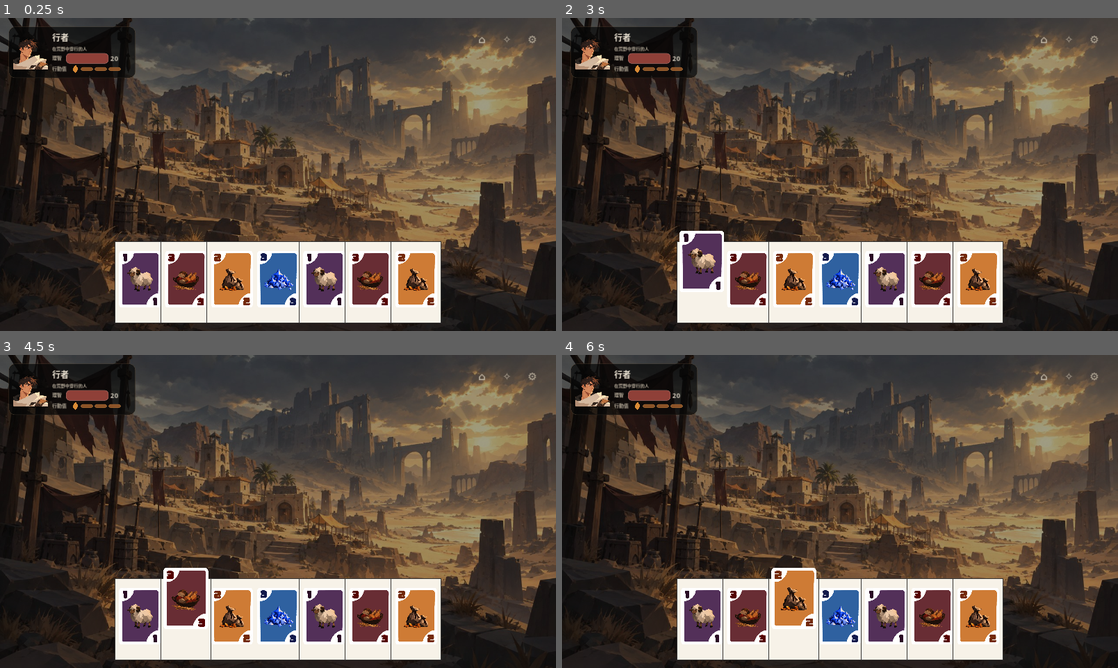
Above: before the commit, frames 1-4 (two rows, left to right).
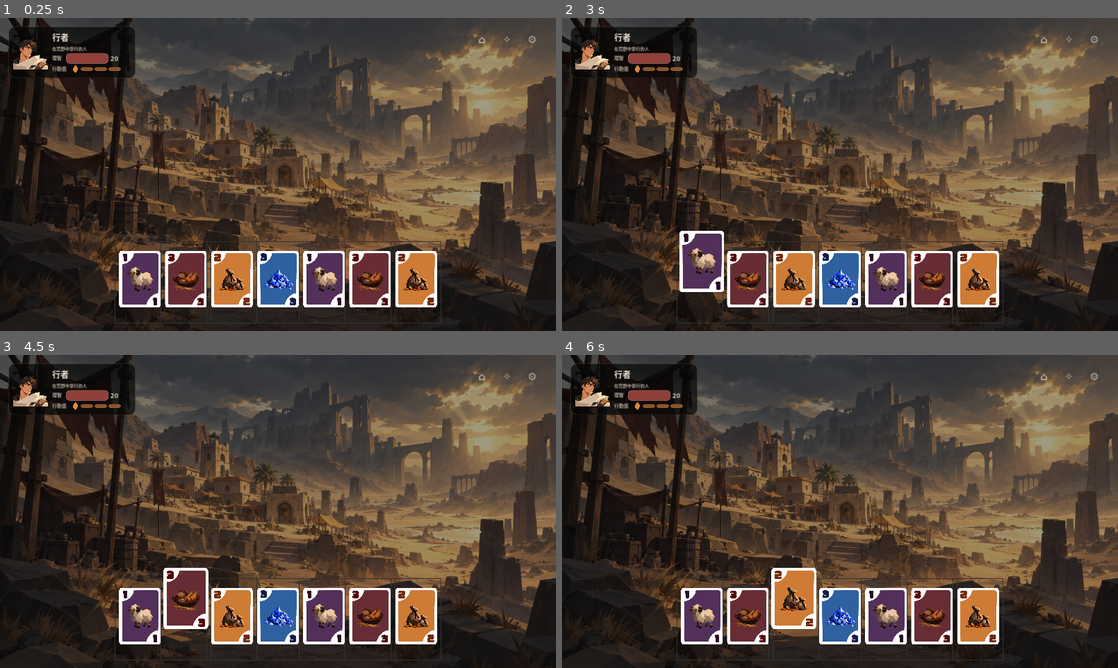
Above: after the commit, the same moments.

Repository: Timothy1007/shepherd
Game: Godot game, scene res://scenes/main.tscn
The game is run twice, just before and just after one commit, with the same random seed, the same clock (stepped at 60 frames per second) and the same inputs.
Inputs (mouse positions are in pixels of both pictures, inside the frame that each line leads up to):
- Up to frame 1 (0.25 s): no input
- Up to frame 2 (3 s): click "⌂" at 0.5 s; click "✧" at 1.25 s; click "⚙" at 2 s; click (701, 277) at 2.77 s
- Up to frame 3 (4.5 s): click (139, 599) at 3.52 s; click (183, 614) at 4.27 s
- Up to frame 4 (6 s): click (745, 599) at 5.02 s; click (795, 614) at 5.77 s

The runs differ from the first frame. In frame 1, 5.5% of the frame differs, in the area x 20-80%, y 71-98%; in frame 2, 5.6%; in frame 3, 5.6%; in frame 4, 5.6%.

Commit message:
ui: remove opaque card frame fill

Diff:
--- a/godot/scripts/main.gd
+++ b/godot/scripts/main.gd
@@ -373,7 +373,7 @@
 
 func _card_style() -> StyleBoxFlat:
 	var style := StyleBoxFlat.new()
-	style.bg_color = Color("#f7f2e8")
+	style.bg_color = Color(0.0, 0.0, 0.0, 0.0)
 	style.border_width_left = 1
 	style.border_width_top = 1
 	style.border_width_right = 1
